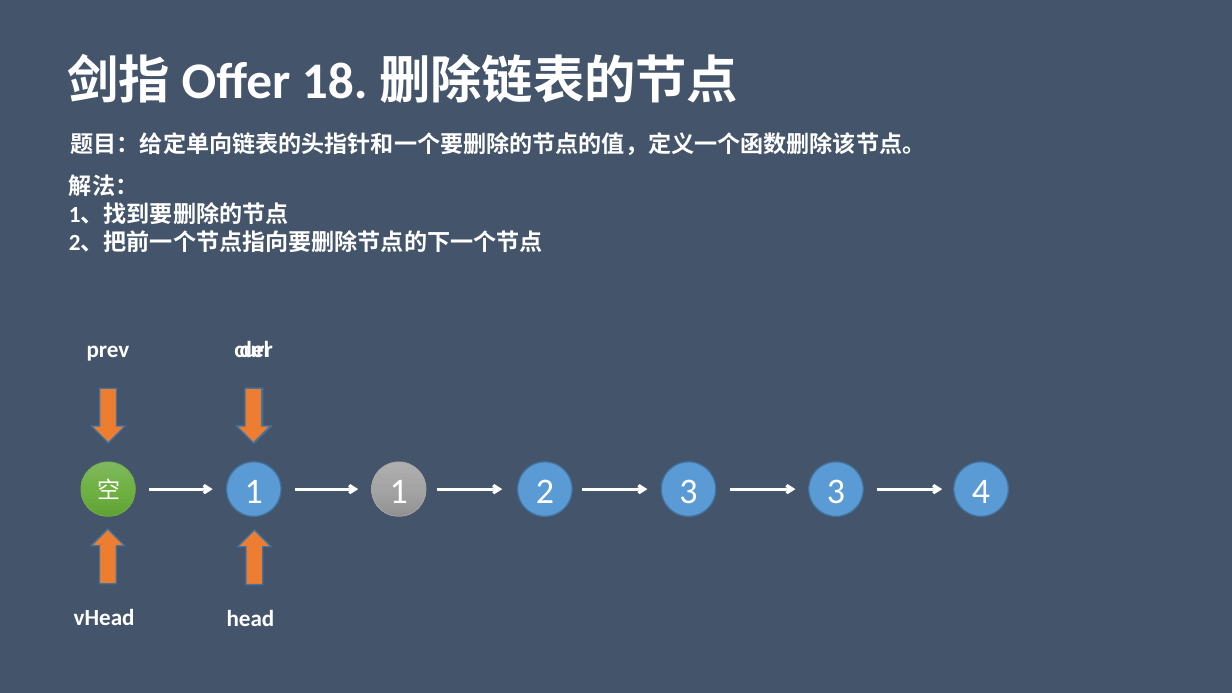
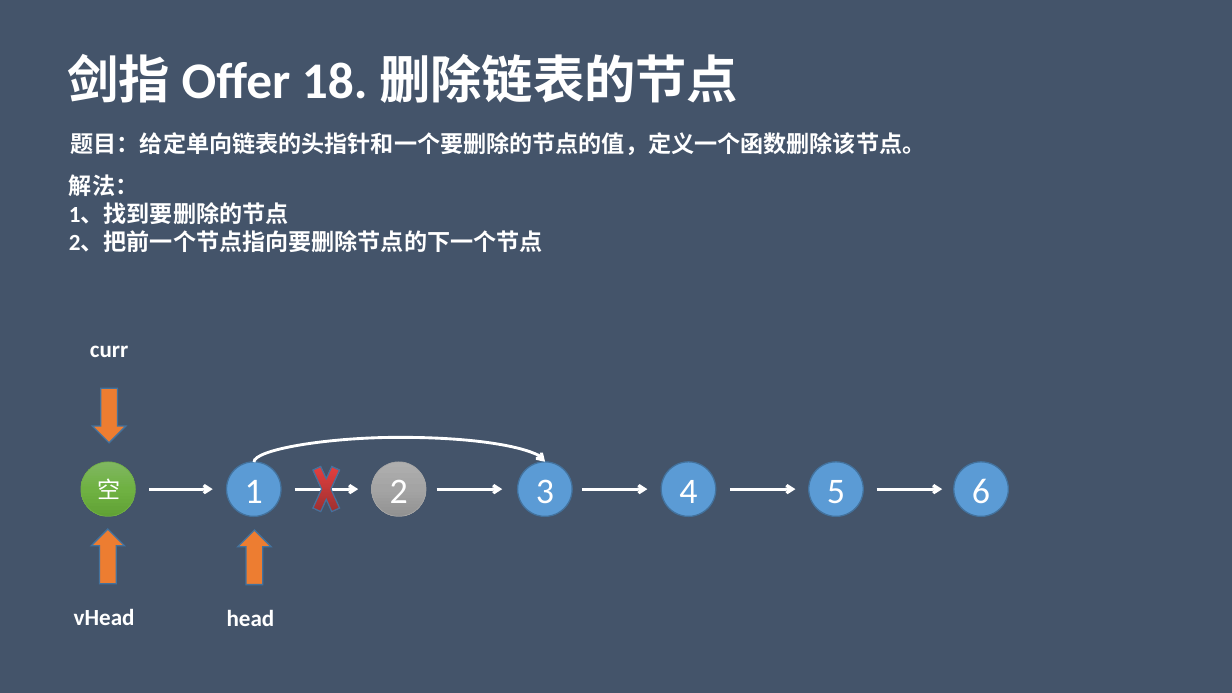
Before and after one commit to liangle/liangle-frontend-studybook, a slide deck: slide 4 of 小白学算法系列.pptx. Drawn at 1232x693 pixels with LibreOffice and Linux fonts; fonts in the diff are those of the drawing. Boxes give left, top, right and bottom in pixels: in the first picture for what was removed or moved away, otherwise in the second. Text is boxed around its words. In the diff, an @@ line names an element or a change of style, - is before the commit and + after.

```diff
--- a/小白学算法系列.pptx
+++ b/小白学算法系列.pptx
@@ text removed at [87,345,130,361] @@
-prev
@@ text removed at [240,341,270,357] @@
-del
@@ down arrow removed at [238,388,271,443] @@
@@ curved arrow added from (254, 462) to (545, 462), #FFFFFF 2.25 pt @@
@@ cross added at [308,449,344,530], fill gradient #FE4444 to #832B2B, outline #43739E 1 pt @@
@@ 2 ellipses, 1 text, 1 down arrow: place and size @@
-2 ellipses, 1 text, 1 down arrow at [234,341,716,517]
+2 ellipses, 1 text, 1 down arrow at [90,345,572,517]
@@ ellipse "2" at [372,462,426,517]: fill #5B9BD5 to gradient #AFAFAF to #A5A5A5 to #939393; outline #43739E 1 pt to #A5A5A5 0.5 pt @@
@@ ellipse removed at [372,462,426,517] @@
-1
@@ ellipse added at [662,462,716,517], fill #5B9BD5, outline #43739E 1 pt, 28 pt, text #FFFFFF @@
+4
@@ text in ellipse at [972,478,990,503]: text changed @@
-4
+6
@@ text in ellipse at [827,480,845,503]: text changed @@
-3
+5
```
Also in this commit, not shown: 3 slides added, 2 other files.
